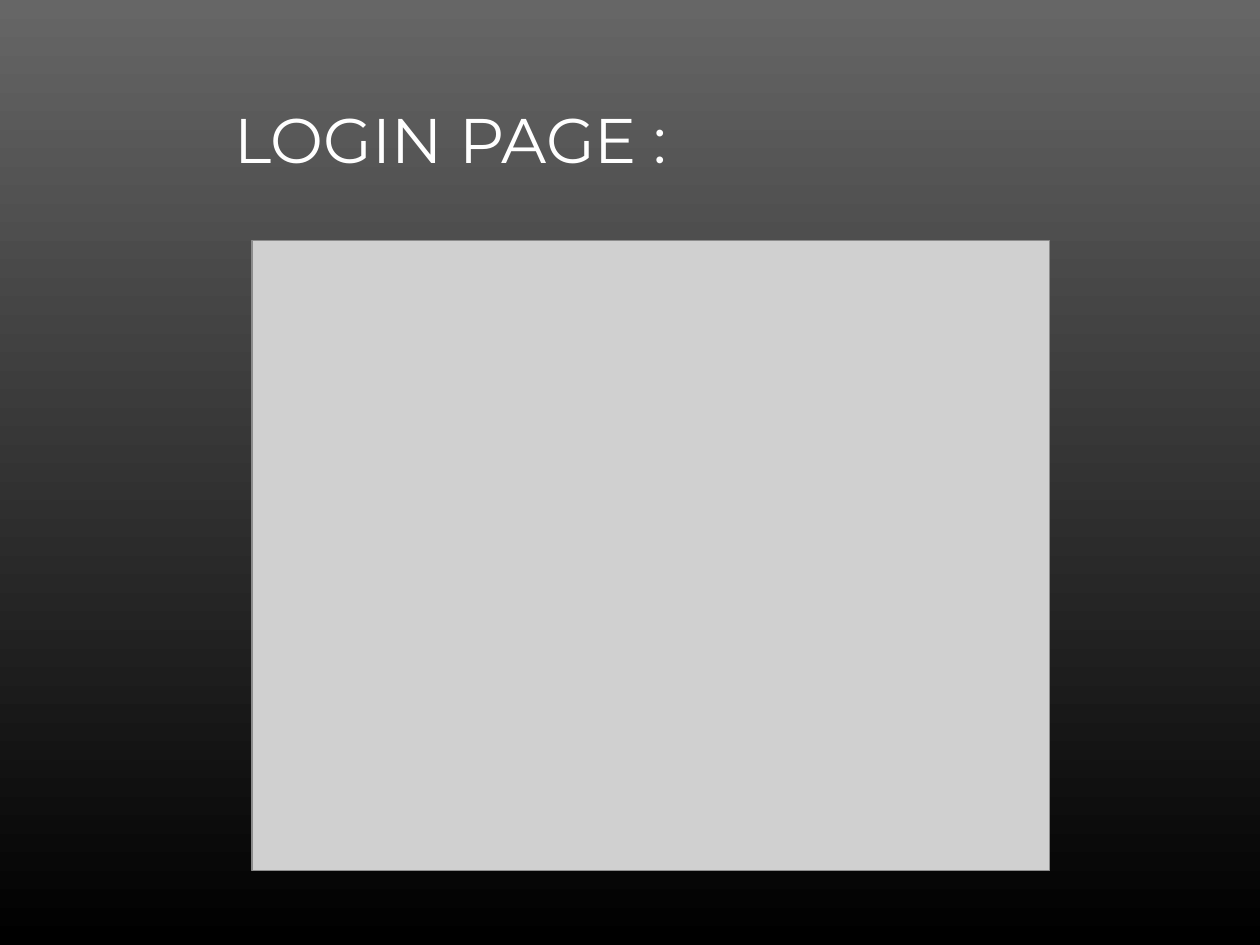
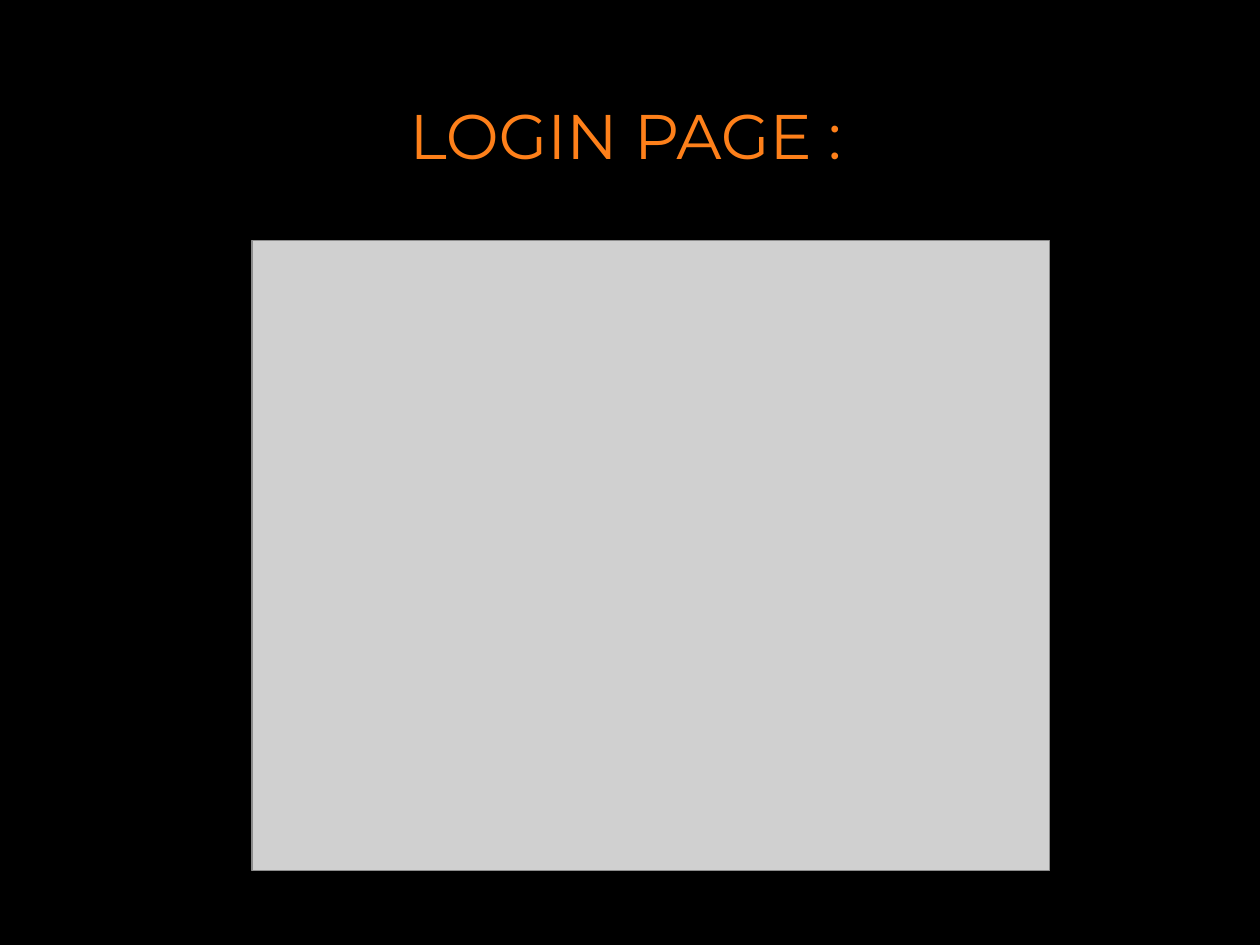
Before and after one commit to RafiaBonna/core_php, a slide deck: slide 10 of project_proposal/rafiabonna.pptx. Drawn at 1260x945 pixels with LibreOffice and Linux fonts; fonts in the diff are those of the drawing; grey boxes stand for pictures; background and template pictures are left out. Boxes give left, top, right and bottom in pixels: in the first picture for what was removed or moved away, otherwise in the second. Text is boxed around its words. In the diff, an @@ line names an element or a change of style, - is before the commit and + after.

```diff
--- a/project_proposal/rafiabonna.pptx
+++ b/project_proposal/rafiabonna.pptx
@@ background picture (left out) to #000000 @@
@@ text "LOGIN PAGE :": place and size @@
-text "LOGIN PAGE :" at [235,118,637,164]
+text "LOGIN PAGE :" at [410,114,812,160]
@@ text "LOGIN PAGE :" at [410,114,812,160]: text colour #FFFFFF to #FE801A @@
```
Also in this commit, not shown: 15 other slides changed, 2 slides added, 2 slides removed, 6 other files.
